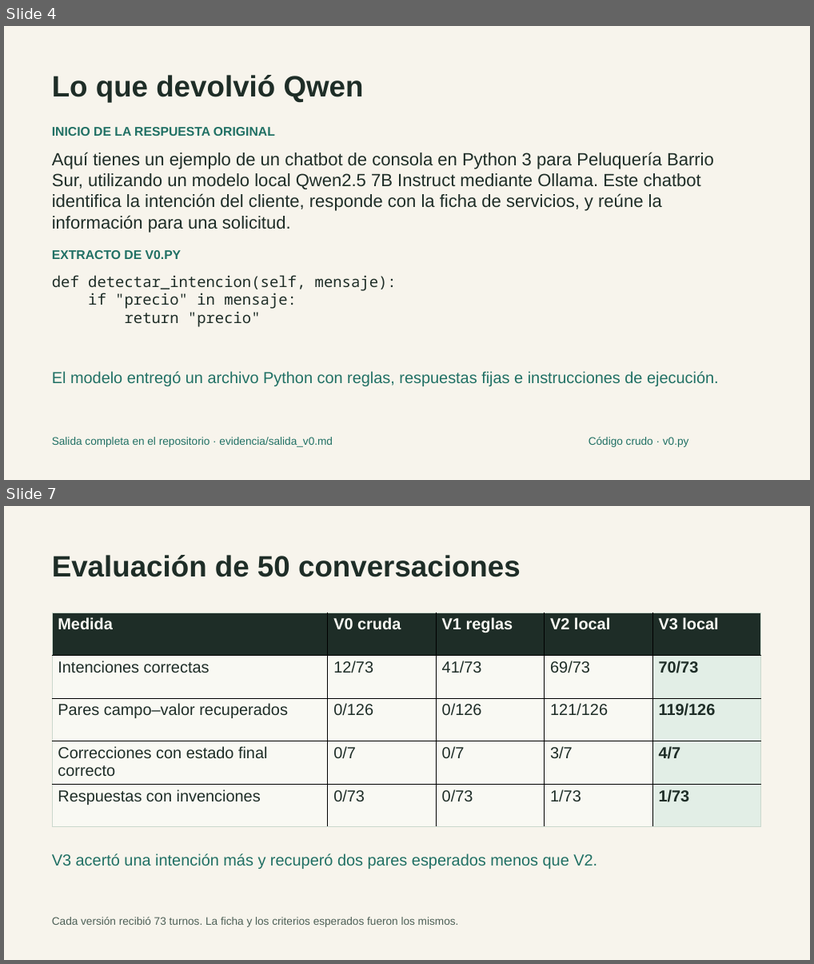
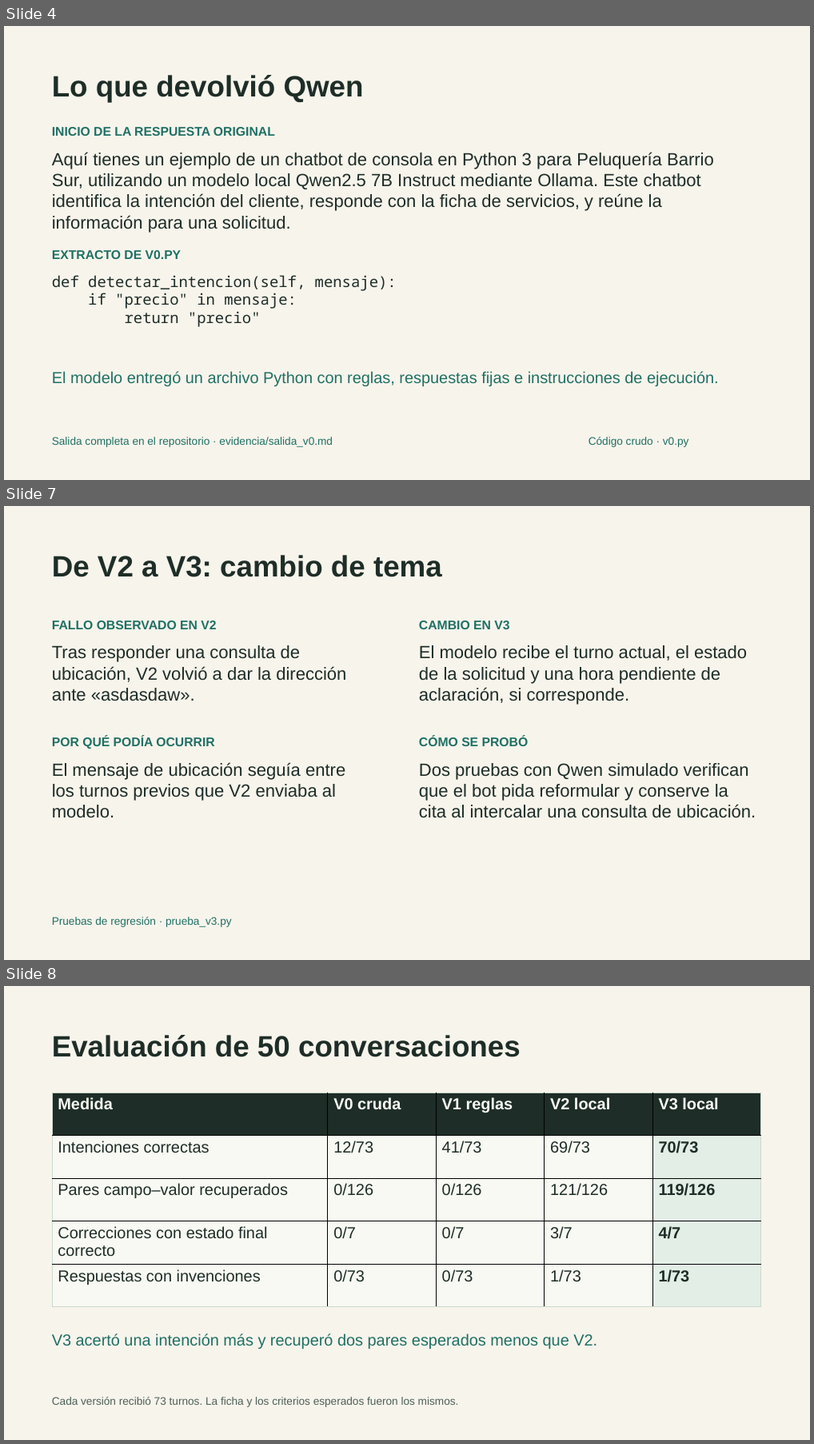
Before and after one commit to skratttt/langchi-peluqueria, a slide deck: presentacion/Defensa_LangChi.pptx. Shown one above the other, each under a label of ours: slides 4 and 7 before the commit, slides 4, 7 and 8 after it; the slides between them are not shown. The pictures are 814x964 and 814x1444 pixels, drawn with LibreOffice and Linux fonts; fonts in the diff are those of the drawing. Boxes give left, top, right and bottom in pixels: in the first picture for what was removed or moved away, otherwise in the second. Text is boxed around its words. In the diff, an @@ line names an element or a change of style, - is before the commit and + after.

Commit message:
Documenta fallos, correcciones y pruebas de cada version

```diff
--- a/presentacion/Defensa_LangChi.pptx
+++ b/presentacion/Defensa_LangChi.pptx
@@ slide 7 added at bbox=[4, 506, 810, 960], background #F7F4EC @@
@@ text added at bbox=[52, 555, 442, 577], 35 pt, text #1E2D27, bold @@
+De V2 a V3: cambio de tema
@@ text added at bbox=[52, 620, 216, 629], 15 pt, text #207064, bold @@
+FALLO OBSERVADO EN V2
@@ text added at bbox=[419, 620, 510, 629], 15 pt, text #207064, bold @@
+CAMBIO EN V3
@@ text added at bbox=[52, 645, 346, 701], 21 pt, text #1E2D27 @@
+Tras responder una consulta de ubicación, V2 volvió a dar la dirección ante «asdasdaw».
@@ text added at bbox=[419, 645, 747, 704], 21 pt, text #1E2D27 @@
+El modelo recibe el turno actual, el estado de la solicitud y una hora pendiente de aclaración, si corresponde.
@@ text added at bbox=[52, 736, 214, 748], 15 pt, text #207064, bold @@
+POR QUÉ PODÍA OCURRIR
@@ text added at bbox=[419, 736, 529, 746], 15 pt, text #207064, bold @@
+CÓMO SE PROBÓ
@@ text added at bbox=[52, 762, 346, 818], 21 pt, text #1E2D27 @@
+El mensaje de ubicación seguía entre los turnos previos que V2 enviaba al modelo.
@@ text added at bbox=[419, 763, 756, 818], 21 pt, text #1E2D27 @@
+Dos pruebas con Qwen simulado verifican que el bot pida reformular y conserve la cita al intercalar una consulta de ubicación.
@@ text added at bbox=[52, 916, 232, 927], 13 pt, text #207064 @@
+Pruebas de regresión · prueba_v3.py
@@ what was slide 7 is now slide 8 @@
```
Also in this commit, not shown: 1 slide changed, 2 other slides added, 2 slides removed, 1 other file.
